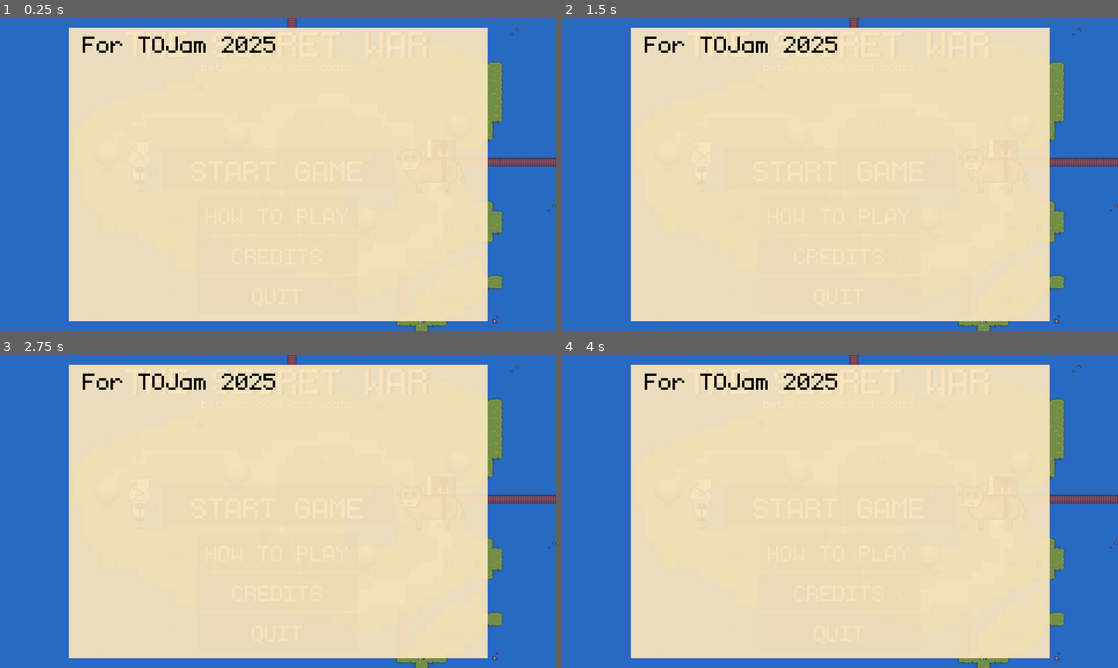
Above: before the commit, frames 1-4 (two rows, left to right).
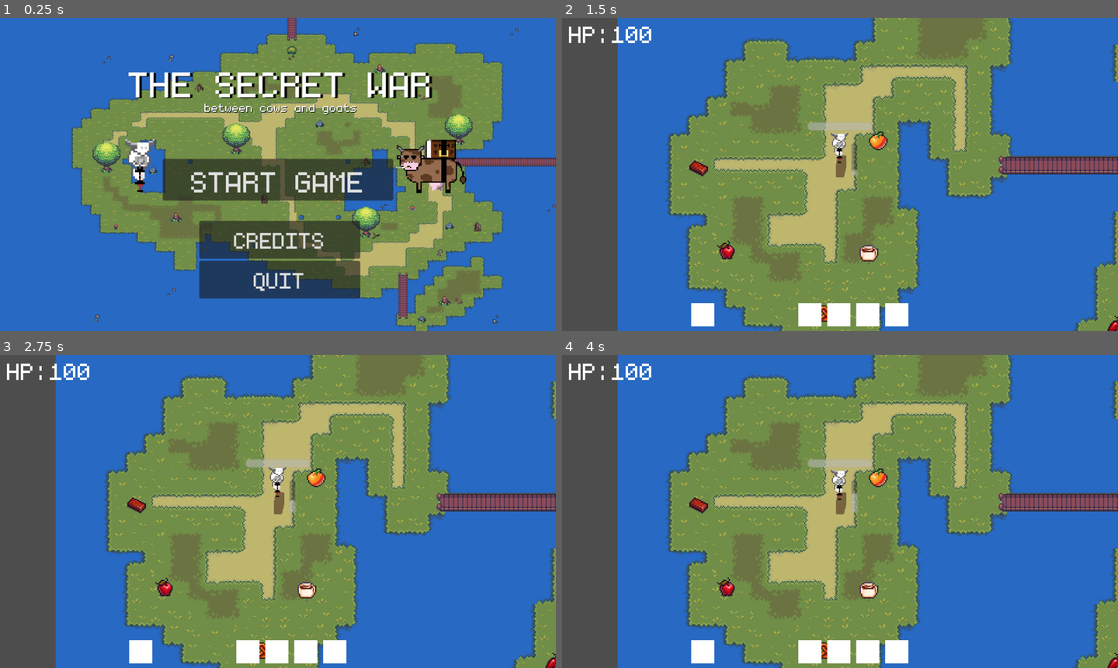
Above: after the commit, the same moments.

Repository: NDJia/tojam2025
Game: Godot game, scene res://Scenes/UI/mainmenu.tscn
Two runs of this game, one before a commit and one after it. Both use one fixed random seed, a clock stepped at 60 frames per second and the inputs below. This scene is started directly instead of the project's main scene. The engine's default icon, where the game draws it, is replaced by a stand-in: a white triangle on a blue panel in a dark square.
Inputs (mouse positions are in pixels of both pictures, inside the frame that each line leads up to):
- Up to frame 1 (0.25 s): no input
- Up to frame 2 (1.5 s): click (773, 155) at 0.52 s; click "START GAME" at 1.25 s
- Up to frame 3 (2.75 s): click (278, 505) at 2 s, where only the run before the commit has a clickable "START GAME"
- Up to frame 4 (4 s): click (840, 592) at 2.75 s, where only the run before the commit has a clickable "CREDITS"; click (840, 552) at 3.5 s, where only the run before the commit has a clickable "HOW TO PLAY"

The runs differ from the first frame. In frame 1, 71% of the frame differs, in the area x 12-88%, y 3-97%; in frame 2, 86%, in the area x 0-100%, y 0-100%; in frame 3, 86%; in frame 4, 86%.

Commit message:
Update mainmenu.tscn

Diff:
--- a/Scenes/UI/mainmenu.tscn
+++ b/Scenes/UI/mainmenu.tscn
@@ -18,16 +18,17 @@
 anchor_top = 0.5
 anchor_right = 0.5
 anchor_bottom = 0.5
-offset_left = -139.0
-offset_top = 107.0
-offset_right = 139.0
-offset_bottom = 172.0
+offset_left = -136.0
+offset_top = 80.0
+offset_right = 142.0
+offset_bottom = 145.0
 grow_horizontal = 2
 grow_vertical = 2
 theme_override_font_sizes/font_size = 60
 text = "CREDITS"
 
 [node name="Controls" type="Button" parent="."]
+visible = false
 anchors_preset = 8
 anchor_left = 0.5
 anchor_top = 0.5
@@ -48,10 +49,10 @@
 anchor_top = 0.5
 anchor_right = 0.5
 anchor_bottom = 0.5
-offset_left = -139.0
-offset_top = 175.5
-offset_right = 139.0
-offset_bottom = 240.5
+offset_left = -136.0
+offset_top = 148.5
+offset_right = 142.0
+offset_bottom = 213.5
 grow_horizontal = 2
 grow_vertical = 2
 theme_override_font_sizes/font_size = 60
@@ -73,16 +74,17 @@
 anchor_right = 0.5
 anchor_bottom = 0.5
 offset_left = -199.0
-offset_top = -46.0
+offset_top = -27.0
 offset_right = 199.0
-offset_bottom = 26.0
+offset_bottom = 45.0
 grow_horizontal = 2
 grow_vertical = 2
 theme_override_font_sizes/font_size = 80
 text = "START GAME"
 
 [node name="CreditsInfo" type="RichTextLabel" parent="."]
-z_index = 10
+visible = false
+z_index = 6
 anchors_preset = 8
 anchor_left = 0.5
 anchor_top = 0.5
@@ -103,21 +105,19 @@
 bbcode_enabled = true
 text = " For TOJam 2025"
 
-[node name="CreditsInfoHide" type="Button" parent="CreditsInfo"]
-z_index = 20
-layout_mode = 0
-offset_left = -117.0
-offset_top = -30.0
-offset_right = 848.0
-offset_bottom = 534.0
-flat = true
-
 [node name="ColorRect" type="ColorRect" parent="CreditsInfo"]
-z_index = -1
+z_index = -5
 layout_mode = 0
 offset_right = 691.0
 offset_bottom = 464.0
 color = Color(0.96932, 0.892755, 0.737962, 0.941176)
+
+[node name="CreditsInfoHide" type="Button" parent="CreditsInfo"]
+z_index = 20
+layout_mode = 0
+offset_right = 965.0
+offset_bottom = 564.0
+flat = true
 
 [node name="MapFloor" parent="." instance=ExtResource("3_4mgpv")]
 z_index = -10
@@ -131,9 +131,10 @@
 anchors_preset = 5
 anchor_left = 0.5
 anchor_right = 0.5
-offset_left = -263.0
-offset_right = 263.0
-offset_bottom = 80.0
+offset_left = -258.0
+offset_top = 70.0
+offset_right = 268.0
+offset_bottom = 150.0
 grow_horizontal = 2
 theme_override_font_sizes/font_size = 100
 text = "THE SECRET WAR"
@@ -158,10 +159,10 @@
 anchors_preset = 5
 anchor_left = 0.5
 anchor_right = 0.5
-offset_left = -132.0
-offset_top = 70.0
-offset_right = 132.0
-offset_bottom = 96.0
+offset_left = -127.0
+offset_top = 140.0
+offset_right = 137.0
+offset_bottom = 166.0
 grow_horizontal = 2
 theme_override_font_sizes/font_size = 32
 text = "between cows and goats"
